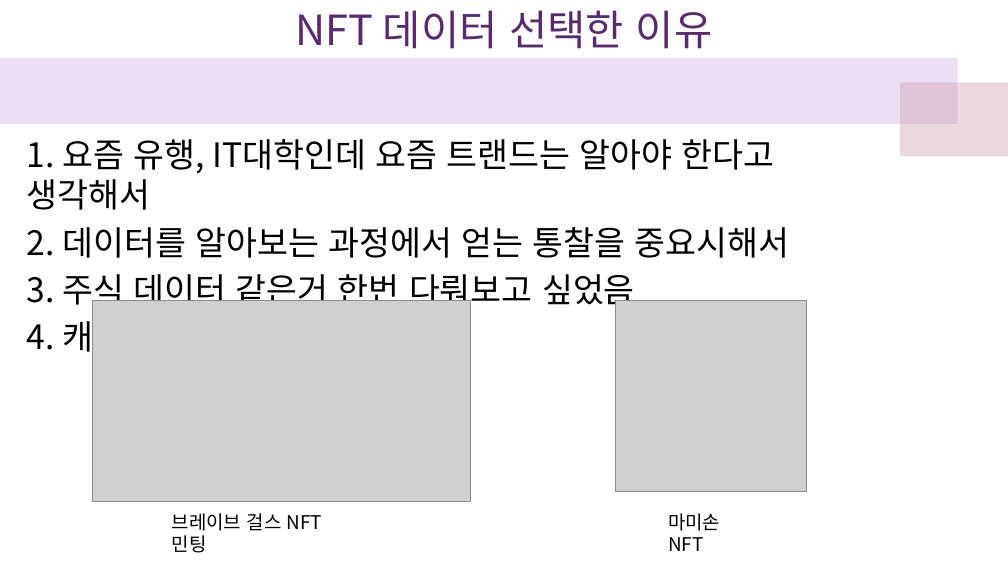
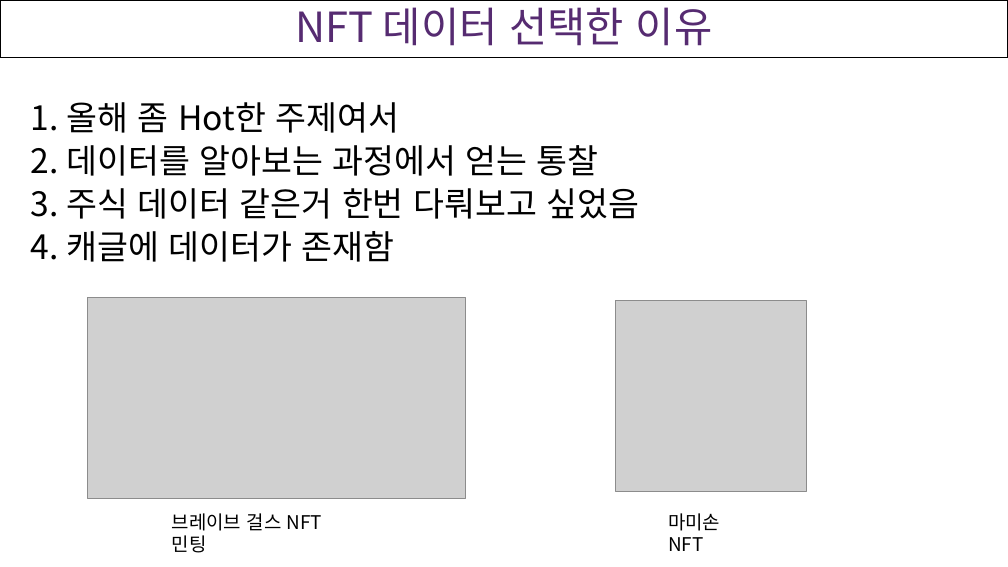
Before and after one commit to cgw03Lau/DAP__, a slide deck: slide 3 of DAP_Project/데분프 발표.pptx (slide 4 before the commit). Drawn at 1008x567 pixels with LibreOffice and Linux fonts; fonts in the diff are those of the drawing; grey boxes stand for pictures. Boxes give left, top, right and bottom in pixels: in the first picture for what was removed or moved away, otherwise in the second. Text is boxed around its words. In the diff, an @@ line names an element or a change of style, - is before the commit and + after.

```diff
--- a/DAP_Project/데분프 발표.pptx
+++ b/DAP_Project/데분프 발표.pptx
@@ rectangle "NFT 데이터 선택한 이유" at box(0, 0, 1008, 57): line spacing 1 to 0.9; outline #FFFFFF 0.75 pt to #000000 0.75 pt @@
@@ rectangle removed at box(0, 0, 268, 45) @@
@@ rectangle removed at box(197, 0, 411, 45) @@
@@ rectangle removed at box(0, 33, 958, 124) @@
@@ rectangle removed at box(901, 82, 1008, 157) @@
@@ text "1. 올해 좀 Hot한 주제여서": place and size @@
-text "1. 올해 좀 Hot한 주제여서" at box(27, 139, 790, 358)
+text "1. 올해 좀 Hot한 주제여서" at box(31, 102, 639, 262)
@@ text at box(31, 102, 599, 176): text changed @@
-1. 요즘 유행, IT대학인데 요즘 트랜드는 알아야 한다고 생각해서
-2. 데이터를 알아보는 과정에서 얻는 통찰을 중요시해서
+1. 올해 좀 Hot한 주제여서
+2. 데이터를 알아보는 과정에서 얻는 통찰
@@ text at box(31, 188, 639, 262): line spacing 1 to 0.9 @@
@@ picture: place and size @@
-picture at box(93, 300, 471, 501)
+picture at box(88, 297, 466, 498)
```
Also in this commit, not shown: 13 other slides changed, 1 slide added, 1 slide removed.
